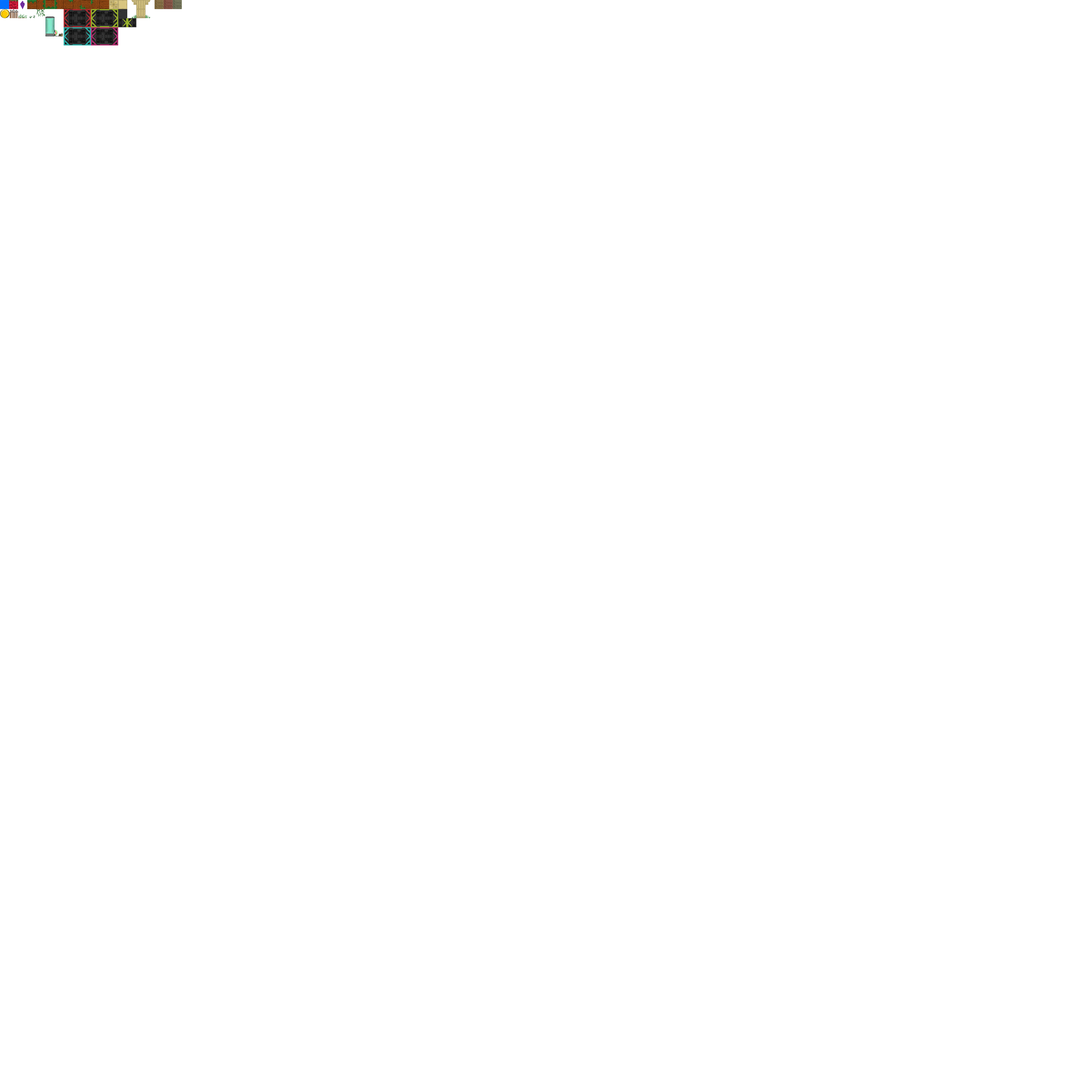
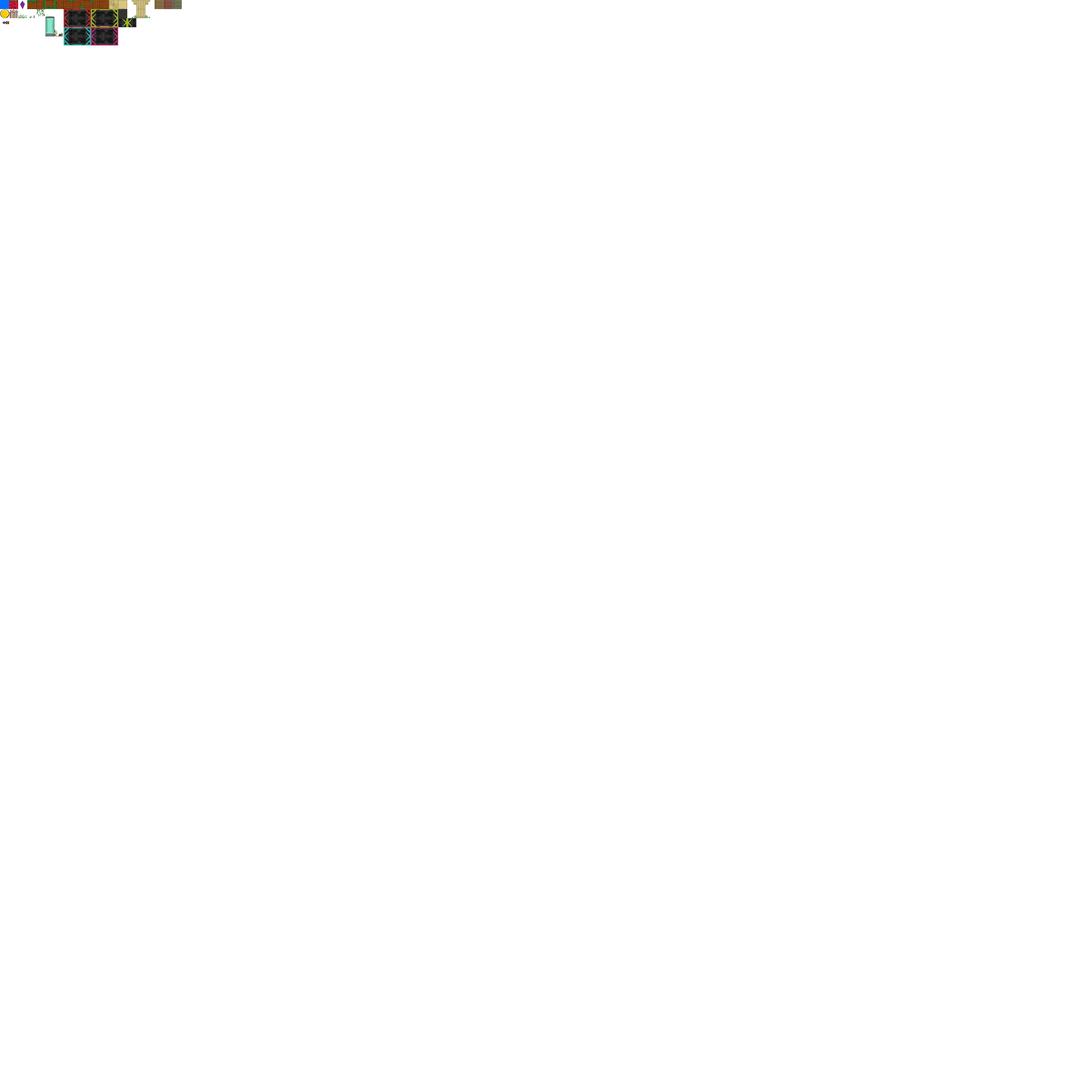
Two versions of the same layered image (1091 x 1091). Layer-by-layer changes:
renamed "Layer 5" to "Rectangle 1", painted on it over [2,21,10,25]
removed layer "Layer 4" over [2,21,10,25]
